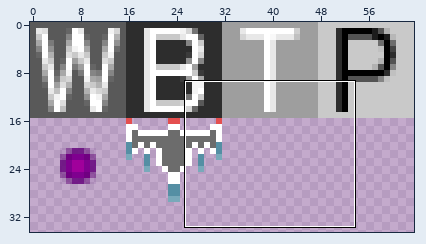
Pixel-art sprite -- assets/16x16.png. The first picture is a wide view before the edit; the outline marks the close-up.
Close-up. Before:
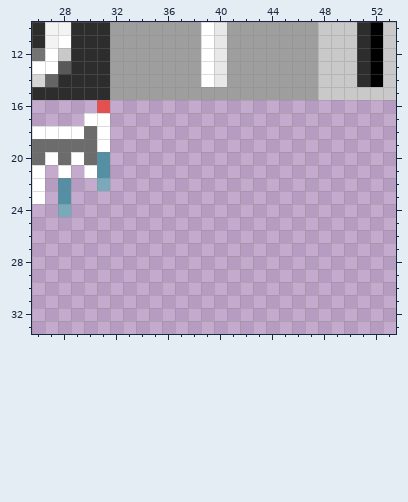
The file is 64x64 pixels. Pixels under 10% opacity are left out. Colours within 5 levels of each other are drawn and written as one. Shown: x 26..53, y 10..33. The wide view leaves out empty margins.
New version:
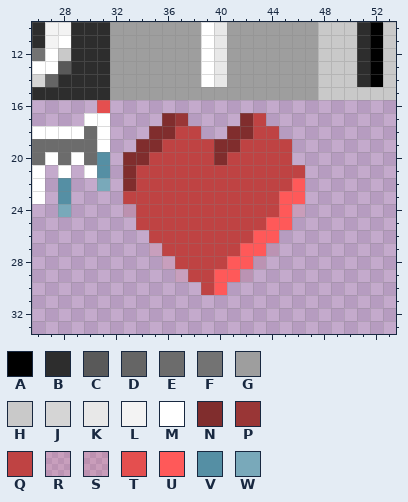
Palette (. is transparent): A #000000  B #2d2d2d  C #595959  D #656565  E #6c6c6c  F #737373  G #9e9e9e  H #c9c9c9  J #d5d5d5  K #e8e8e8  L #f3f3f3  M #ffffff  N #802d2d  P #993636  Q #bf4343  R #e44f4f1e  S #e44f4f24  T #e44f4f  U #ff5959  V #558fa4  W #79a9ba
The exact change:
y 17: x 36..37 .. -> NP; x 42..43 .. -> NQ
y 18: x 35..38 .... -> NNQQ; x 41..44 .... -> NNQQ
y 19: x 34..45 ............ -> NNQQQQNNQQQQ
y 20: x 33..45 ............. -> NNQQQQQNQQQQQ
y 21: x 33..46 .............. -> NQQQQQQQQQQQQQ
y 22: x 33..46 .............. -> NQQQQQQQQQQQQU
y 23: x 33..46 .............. -> QQQQQQQQQQQQUU
y 24: x 33..46 .............. -> SQQQQQQQQQQQUS
y 25: x 34..45 ............ -> QQQQQQQQQQUU
y 26: x 35..44 .......... -> QQQQQQQQUU
y 27: x 35..44 .......... -> RQQQQQQUUR
y 28: x 36..43 ........ -> RQQQQUUR
y 29: x 37..42 ...... -> RQQUUR
y 30: x 39..40 .. -> QU
Pixel boxes of the changes (left, top, right, bottom) in both close-ups:
added: (123, 113, 305, 295)
